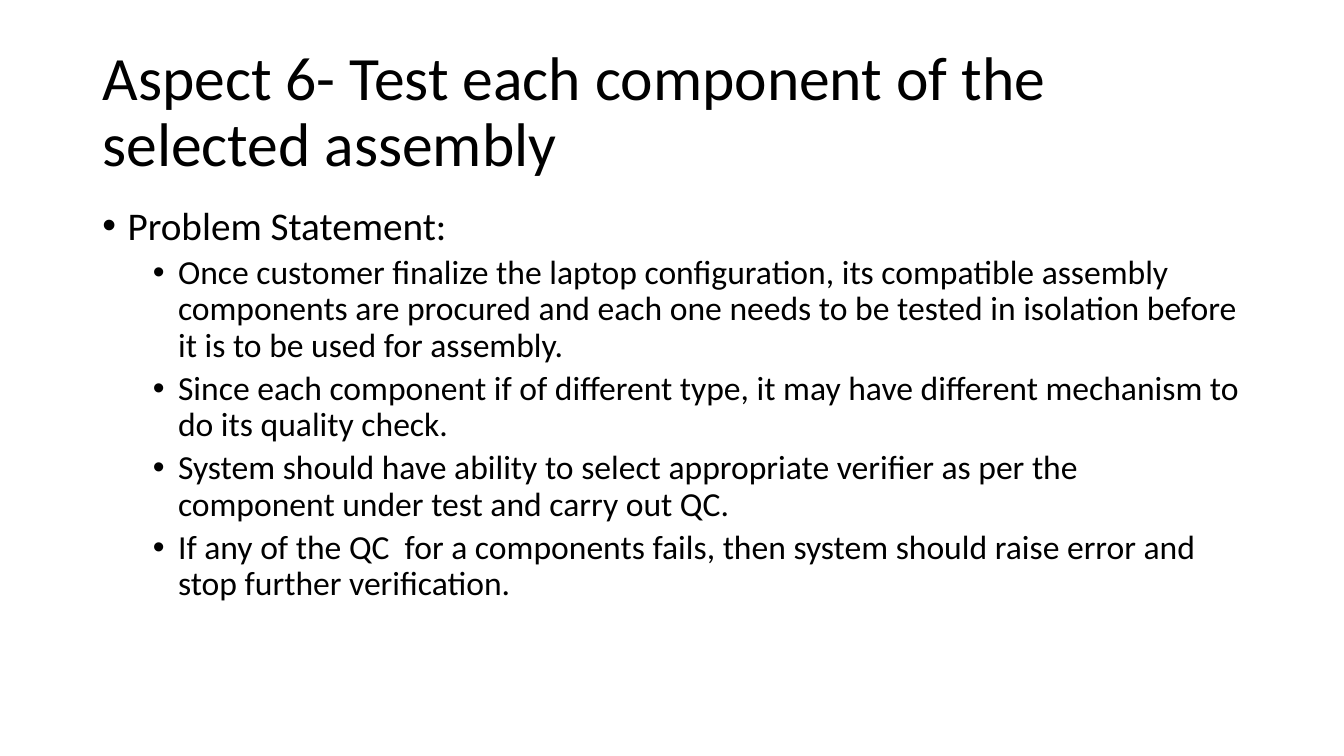
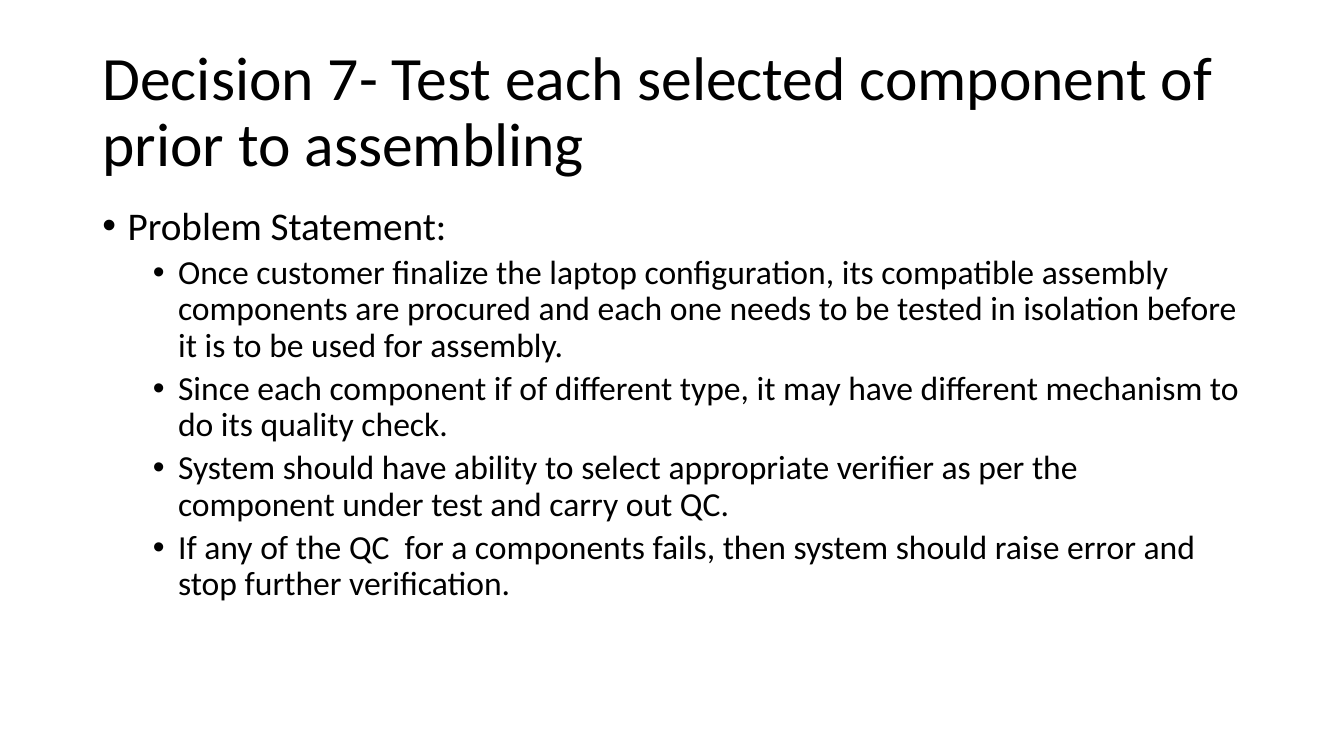
Before and after one commit to kulkarnm/LaptopCustomizationV2, a slide deck: slide 80 of Design Patterns2.pptx (slide 78 before the commit). Drawn at 1344x756 pixels with LibreOffice and Linux fonts; fonts in the diff are those of the drawing. Boxes give left, top, right and bottom in pixels: in the first picture for what was removed or moved away, otherwise in the second. Text is boxed around its words. In the diff, an @@ line names an element or a change of style, - is before the commit and + after.

```diff
--- a/Design Patterns2.pptx
+++ b/Design Patterns2.pptx
@@ title at [102, 57, 1212, 177]: text changed @@
-Aspect 6- Test each component of the selected assembly
+Decision 7- Test each selected component of prior to assembling
```
Also in this commit, not shown: 9 other slides changed, 2 slides added.
